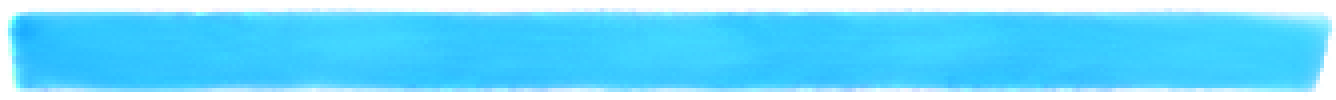
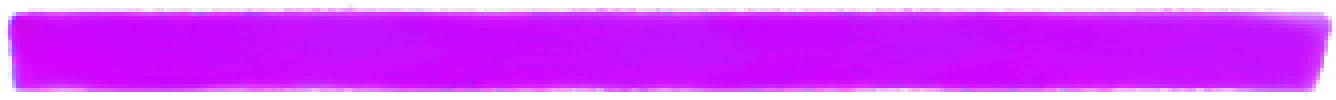
Revision of a layered 1336 x 100 image; what changed, layer by layer:
added layer "Layer 2 copy 2" above "Layer 2 copy" over [4, 4, 1336, 96]
hid "Layer 2 copy" over [4, 4, 1336, 96]
